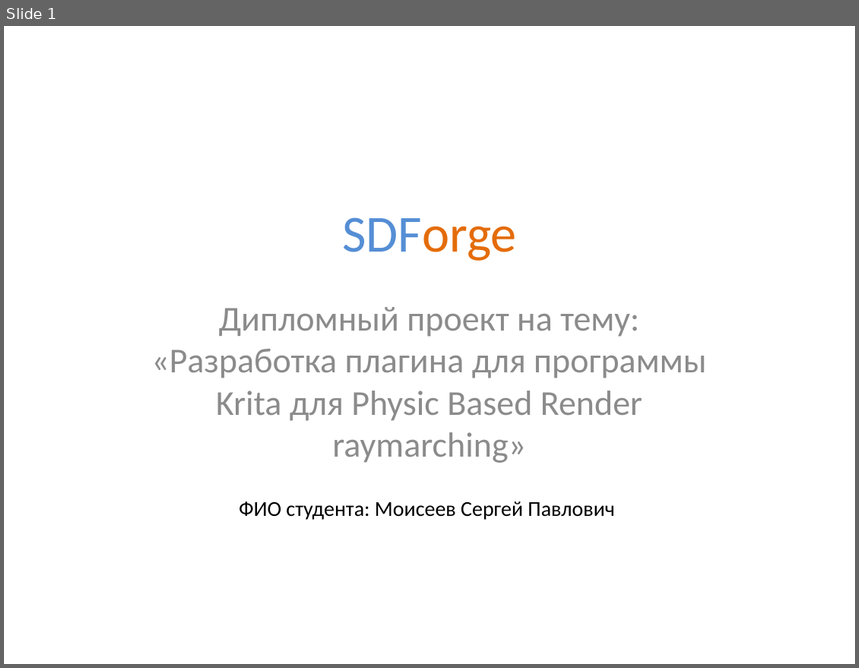
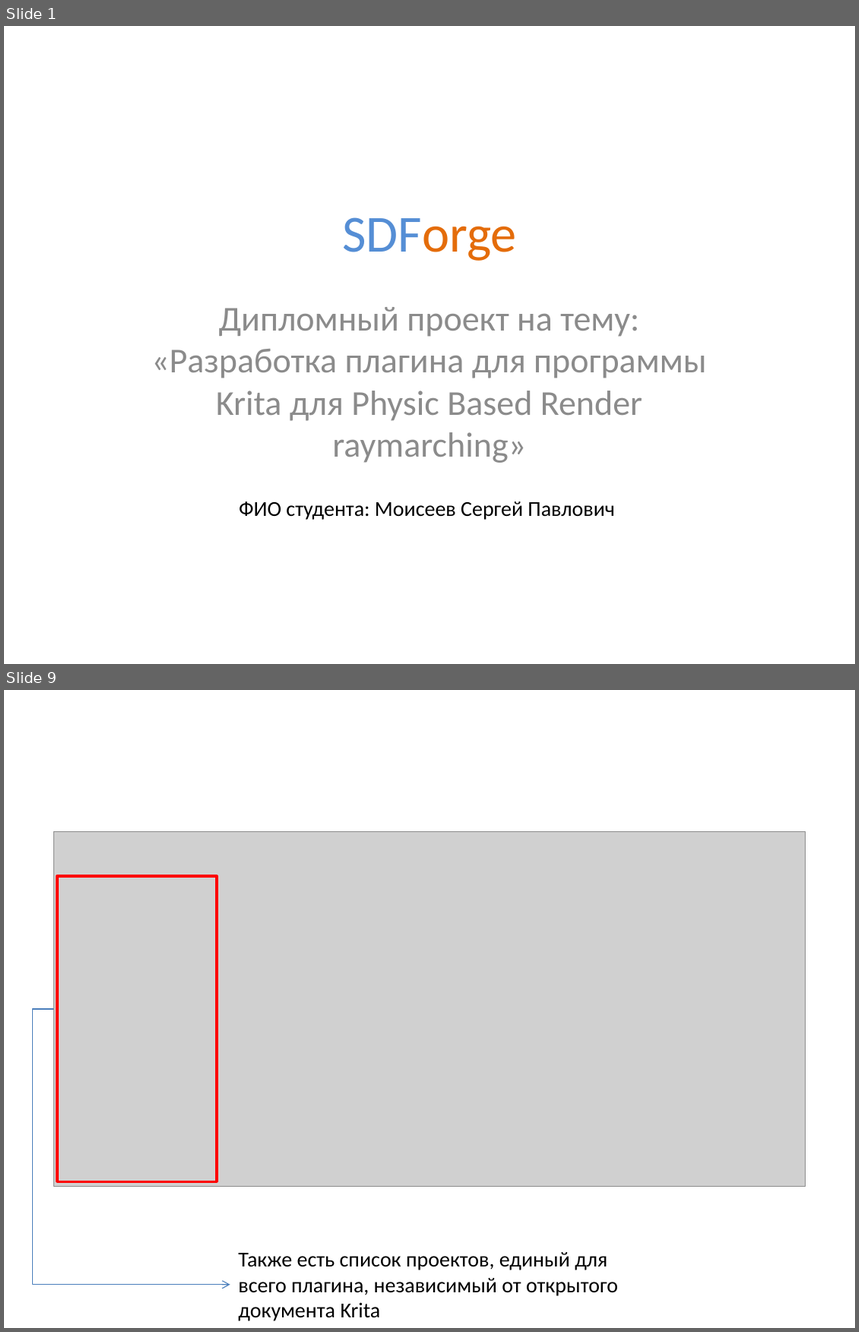
Before and after one commit to lomovoyPlayer/SDForge, a slide deck: SDForge/docs/SDForge Презентация.pptx. Shown one above the other, each under a label of ours: slide 1 before the commit, slides 1 and 9 after it; the slides between them are not shown. The pictures are 859x668 and 859x1332 pixels, drawn with LibreOffice and Linux fonts; fonts in the diff are those of the drawing; grey boxes stand for pictures. Boxes give left, top, right and bottom in pixels: in the first picture for what was removed or moved away, otherwise in the second. Text is boxed around its words. In the diff, an @@ line names an element or a change of style, - is before the commit and + after.

```diff
--- a/SDForge/docs/SDForge Презентация.pptx
+++ b/SDForge/docs/SDForge Презентация.pptx
@@ slide 9 added at [4,690,855,1328], background #FFFFFF @@
@@ picture added at [53,831,806,1186] @@
@@ rectangle added at [56,876,217,1182], outline #FF0000 2 pt @@
@@ elbow arrow added from (53, 1009) to (230, 1285), #4B7EBC 0.75 pt @@
@@ text added at [238,1252,618,1322], 18 pt, text #000000 @@
+Также есть список проектов, единый для всего плагина, независимый от открытого документа Krita
```
Also in this commit, not shown: 23 other slides added, 1 slide removed, 3 other files.
